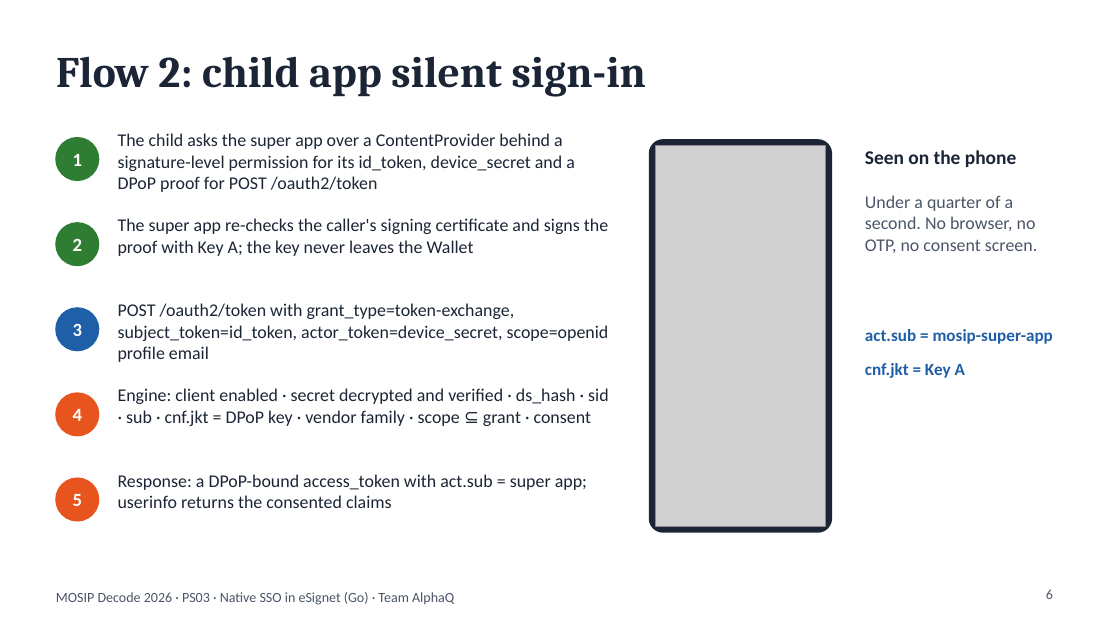
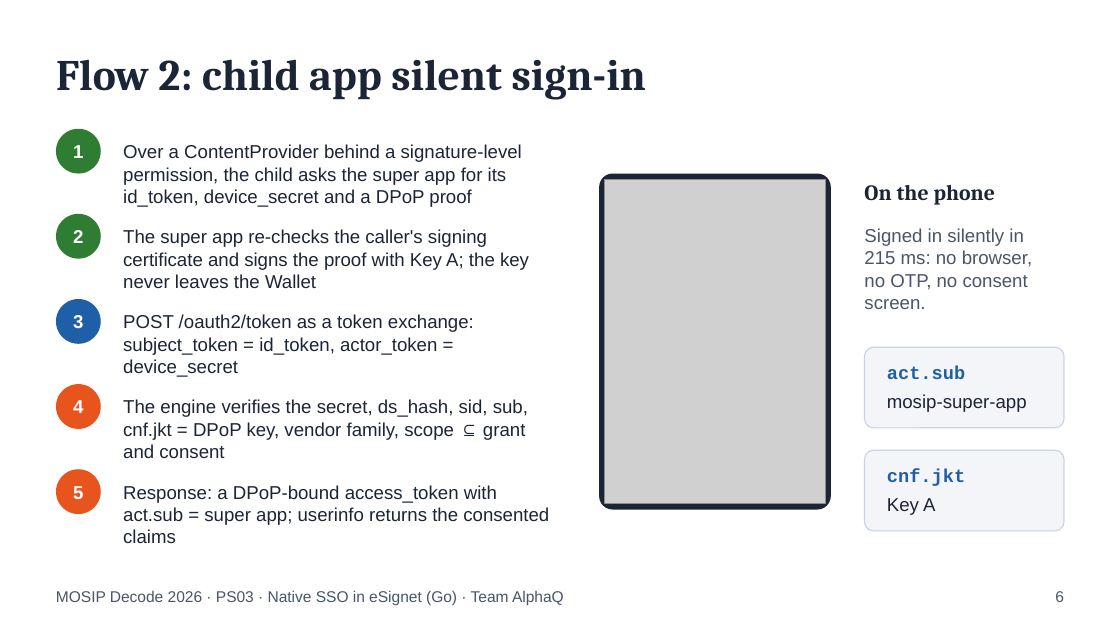
Before and after one commit to DevAnuragT/mosip-decode-2026-native-sso, a slide deck: slide 6 of docs/pitch-deck.pptx. Drawn at 1120x630 pixels with LibreOffice and Linux fonts; fonts in the diff are those of the drawing; grey boxes stand for pictures. Boxes give left, top, right and bottom in pixels: in the first picture for what was removed or moved away, otherwise in the second. Text is boxed around its words. In the diff, an @@ line names an element or a change of style, - is before the commit and + after.

Commit message:
Pitch deck rebuilt: measured text layout, Georgia/Arial, unique shape ids for Quick Look, labelled architecture, cropped screenshots

```diff
--- a/docs/pitch-deck.pptx
+++ b/docs/pitch-deck.pptx
@@ ellipse at [56,129,101,174]: outline #2E7D32 1 pt to none @@
@@ text at [123,144,522,207]: text changed; size 11.5 to 12 pt; font Calibri to Arial @@
-The child asks the super app over a ContentProvider behind a signature-level permission for its id_token, device_secret and a DPoP proof for POST /oauth2/token
+Over a ContentProvider behind a signature-level
+permission, the child asks the super app for its
+id_token, device_secret and a DPoP proof
@@ rounded rectangle: place and size @@
-rounded rectangle at [650,140,831,532]
+rounded rectangle at [599,174,831,510]
@@ rounded rectangle at [599,174,831,510]: outline #1B2535 1 pt to none; proportions changed @@
@@ picture: place and size @@
-picture at [655,146,825,526]
+picture at [605,179,825,504]
@@ text at [864,185,995,205]: text changed; size 12.5 to 14 pt; font Calibri to Cambria @@
-Seen on the phone
+On the phone
@@ ellipse at [56,214,101,259]: outline #2E7D32 1 pt to none @@
@@ text "The super app re-checks the ..." at [123,229,529,288]: size 11.5 to 12 pt, font Calibri to Arial @@
@@ text "The super app re-checks the ...": place and size @@
-text "The super app re-checks the ..." at [118,218,608,256]
+text "The super app re-checks the ..." at [123,229,529,288]
@@ text at [864,228,1032,309]: text changed; size 11.5 to 12 pt; font Calibri to Arial @@
-Under a quarter of a second. No browser, no OTP, no consent screen.
+Signed in silently in
+215 ms: no browser,
+no OTP, no consent
+screen.
@@ 5 texts, 5 ellipses: place and size @@
-5 texts, 5 ellipses at [56,138,99,521]
+5 texts, 5 ellipses at [56,129,101,514]
@@ font Calibri to Arial in 5 elements at [73,400,83,413], [73,486,83,499], [73,145,83,158], [73,230,83,243], [73,315,83,328] @@
@@ ellipse at [56,299,101,344]: outline #1F5FA8 1 pt to none @@
@@ text at [123,314,474,377]: text changed; size 11.5 to 12 pt; font Calibri to Arial @@
-POST /oauth2/token with grant_type=token-exchange, subject_token=id_token, actor_token=device_secret, scope=openid profile email
+POST /oauth2/token as a token exchange:
+subject_token = id_token, actor_token =
+device_secret
@@ rounded rectangle added at [865,347,1064,428], fill #F3F5F9, outline #C9D3E3 0.75 pt @@
@@ ellipse at [56,384,101,429]: outline #E8541E 1 pt to none @@
@@ text added at [887,366,965,379], 12 pt, text #1F5FA8, bold @@
+act.sub
@@ text at [123,399,528,458]: text changed; size 11.5 to 12 pt; font Calibri to Arial @@
-Engine: client enabled · secret decrypted and verified · ds_hash · sid · sub · cnf.jkt = DPoP key · vendor family · scope ⊆ grant · consent
+The engine verifies the secret, ds_hash, sid, sub,
+cnf.jkt = DPoP key, vendor family, scope ⊆ grant
+and consent
@@ text at [887,394,1027,412]: text changed; size 11 to 12 pt; font Calibri to Arial; text colour #1F5FA8 to #1B2535; bold off @@
-act.sub = mosip-super-app
+mosip-super-app
@@ ellipse at [56,469,101,514]: outline #E8541E 1 pt to none @@
@@ rounded rectangle added at [865,450,1064,531], fill #F3F5F9, outline #C9D3E3 0.75 pt @@
@@ text at [887,469,965,486]: text changed; size 11 to 12 pt; font Calibri to Courier New @@
-cnf.jkt = Key A
+cnf.jkt
@@ text "Response: a DPoP-bound access_token with ...": place and size @@
-text "Response: a DPoP-bound access_token with ..." at [118,474,587,508]
+text "Response: a DPoP-bound access_token with ..." at [123,485,549,543]
@@ text "Response: a DPoP-bound access_token with ..." at [123,485,549,543]: size 11.5 to 12 pt, font Calibri to Arial @@
@@ text added at [887,498,935,515], 12 pt, text #1B2535 @@
+Key A
@@ text "MOSIP Decode 2026 · PS03 ..." at [56,590,564,605]: size 9 to 10 pt, font Calibri to Arial @@
@@ page number: place and size @@
-page number at [1046,589,1053,599]
+page number at [1055,591,1064,602]
@@ page number at [1055,591,1064,602]: size 9 to 10 pt, font Calibri to Arial; vertical alignment top to middle @@
```
Also in this commit, not shown: 12 other slides changed, 6 other files.
